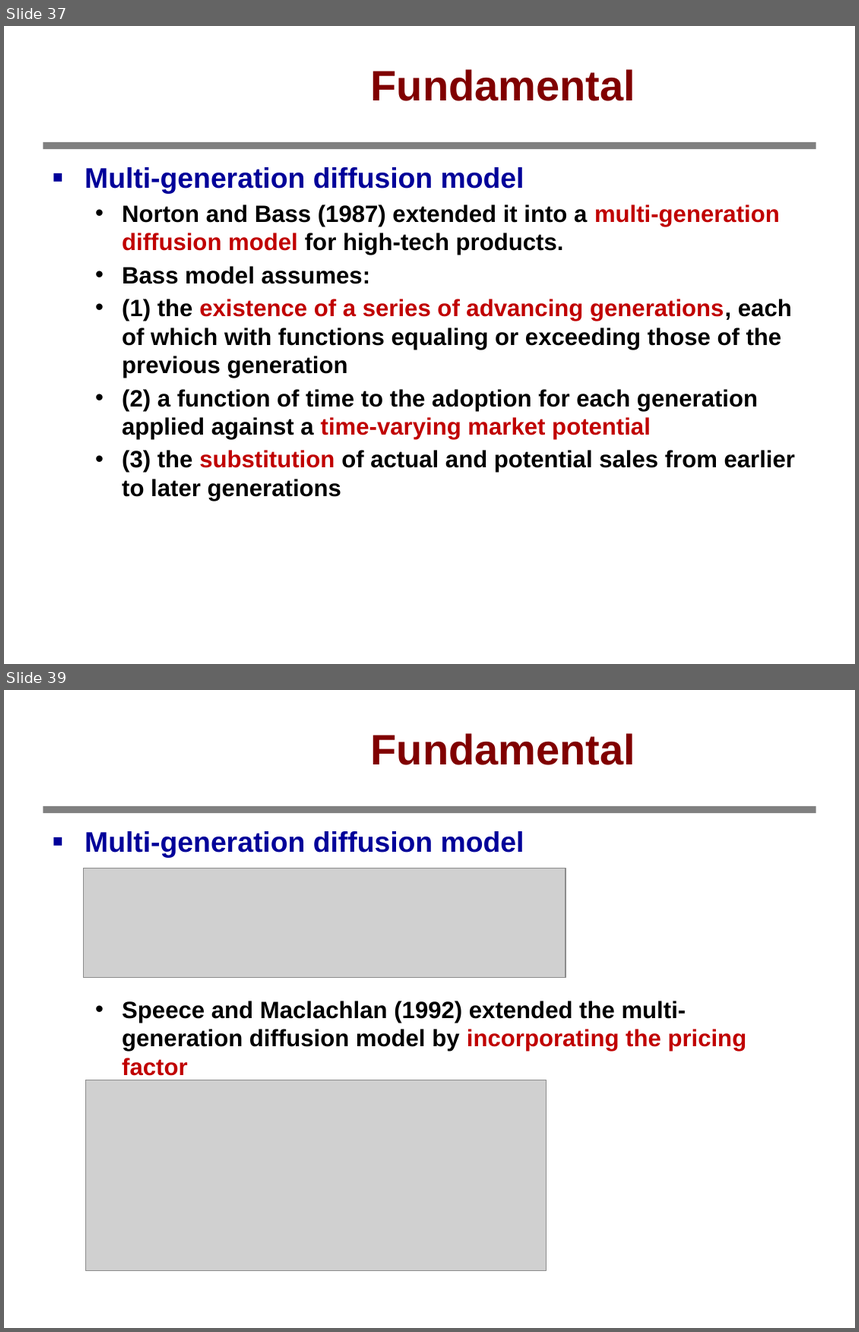
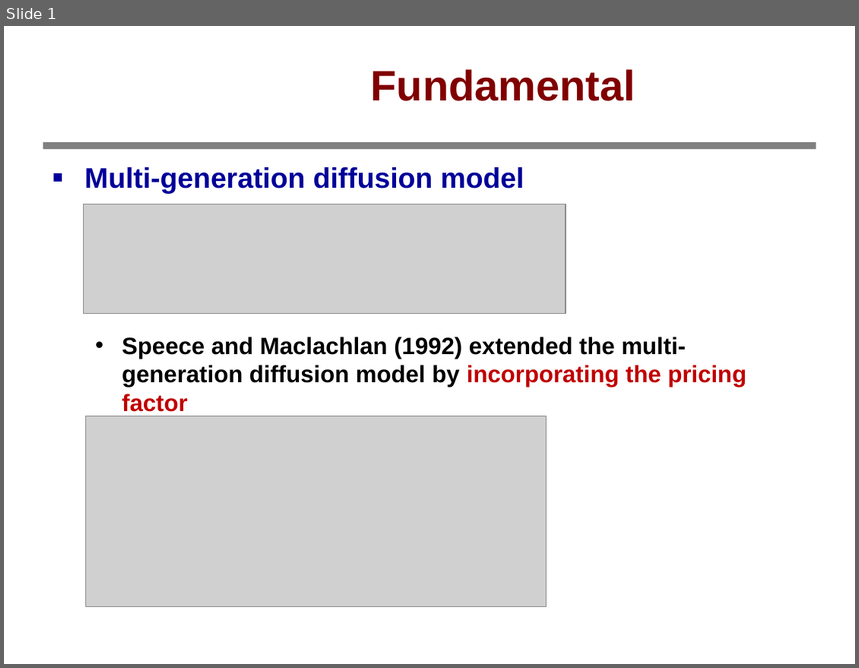
Before and after one commit to bbq9793101pohsien/Test_data, a slide deck: 學術交流.pptx. Shown one above the other, each under a label of ours: slides 37 and 39 before the commit, slide 1 after it; the slides between them are not shown. The pictures are 859x1332 and 859x668 pixels, drawn with LibreOffice and Linux fonts; fonts in the diff are those of the drawing; grey boxes stand for pictures; background and template pictures are left out. Boxes give left, top, right and bottom in pixels: in the first picture for what was removed or moved away, otherwise in the second. Text is boxed around its words. In the diff, an @@ line names an element or a change of style, - is before the commit and + after.

```diff
--- a/學術交流.pptx
+++ b/學術交流.pptx
@@ slide 37 removed at [4, 26, 855, 664], background #FFFFFF; not listed: 1 template element that a slide beside it also shows @@
@@ title removed at [371, 69, 636, 101] @@
-Fundamental
@@ text removed at [85, 167, 795, 501] @@
-■ Multi-generation diffusion model
-  • Norton and Bass (1987) extended it into a multi-generation diffusion model for high-tech products.
-  • Bass model assumes:
-  • (1) the existence of a series of advancing generations, each of which with functions equaling or exceeding those of the previous generation
-  • (2) a function of time to the adoption for each generation applied against a time-varying market potential
-  • (3) the substitution of actual and potential sales from earlier to later generations
@@ page number removed at [654, 640, 852, 664] @@
-37
@@ what was slide 39 is now slide 1 @@
```
Also in this commit, not shown: 17 slides added, 37 other slides removed.
